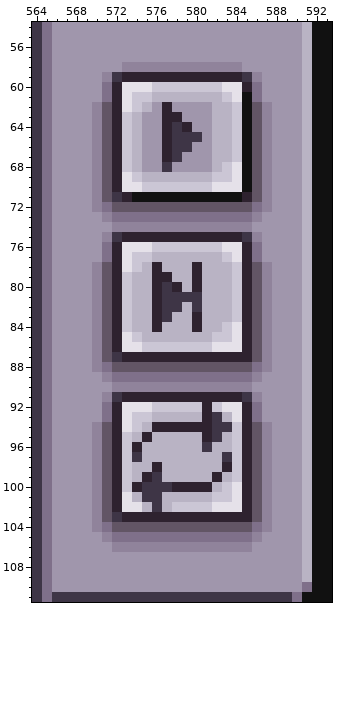
Pixel-art file: games/Phaser-Snake-Game/public/assets/sprites/spaceBoyBase.aseprite. The picture above was drawn from the file before the commit.
640x360 pixels, 1 frame. Colours within 5 levels of each other are drawn and written as one. Shown: x 564..593, y 54..111.
After:
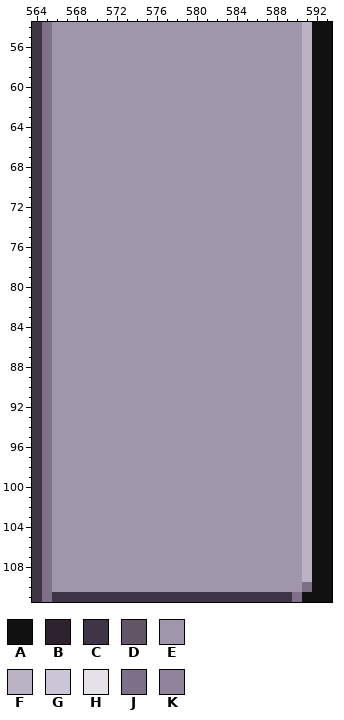
Palette (. is transparent): A #111111  B #2e222f  C #3e3546  D #625565  E #a096ac  F #b9b3c4  G #cbc6d5  H #e5e1e9  J #7f708a  K #90839b
Diff:
layer "media buttons" now hidden
@@ x 564..593 @@
  57 CJEEEEEEEEEEEEEEEEEEEEEEEEEFAA
- 58 CJEEEEEEEKKKKKKKKKKKKEEEEEEFAA
- 59 CJEEEEEKCBBBBBBBBBBBBCKEEEEFAA
- 60 CJEEEEEJBHHHGGGGGGGHHBJEEEEFAA
- 61 CJEEEEEJBHGGFFFFFFFGHAJEEEEFAA
- 62 CJEEEEKDBHGFEBEEEEFFGADKEEEFAA
- 63 CJEEEEKDBGFEEBBEEEFFGADKEEEFAA
- 64 CJEEEEKDBGFEEBCBEEFFGADKEEEFAA
- 65 CJEEEEKDBGFEEBCCCEFFGADKEEEFAA
- 66 CJEEEEKDBGFEEBCCEEFFGADKEEEFAA
- 67 CJEEEEKDBGFEEBCEEEFFGADKEEEFAA
- 68 CJEEEEKDBGFEECEEEEFGHADKEEEFAA
- 69 CJEEEEKDBHGFFFFFFFGGHADKEEEFAA
- 70 CJEEEEKDBHHGGGGGGGHHHADKEEEFAA
- 71 CJEEEEKDCBAAAAAAAAAAABDKEEEFAA
- 72 CJEEEEKJDDDDDDDDDDDDDDJKEEEFAA
- 73 CJEEEEEKJJJJJJJJJJJJJJKEEEEFAA
- 74 CJEEEEEEKKKKKKKKKKKKKKEEEEEFAA
- 75 CJEEEEEKCBBBBBBBBBBBBCKEEEEFAA
- 76 CJEEEEEJBHHHGGGGGGGHHBJEEEEFAA
- 77 CJEEEEEJBHGGFFFFFFFGHBJEEEEFAA
- 78 CJEEEEKDBHGFBFFFBFFFGBDKEEEFAA
- 79 CJEEEEKDBGFFBBFFBFFFGBDKEEEFAA
- 80 CJEEEEKDBGFFBCBFBFFFGBDKEEEFAA
- 81 CJEEEEKDBGFFBCCCCFFFGBDKEEEFAA
- 82 CJEEEEKDBGFFBCCFCFFFGBDKEEEFAA
- 83 CJEEEEKDBGFFBCFFBFFFGBDKEEEFAA
- 84 CJEEEEKDBGFFBFFFBFFGHBDKEEEFAA
- 85 CJEEEEKDBHGFFFFFFFGGHBDKEEEFAA
- 86 CJEEEEKDBHHGGGGGGGHHHBDKEEEFAA
- 87 CJEEEEKDCBBBBBBBBBBBBBDKEEEFAA
- 88 CJEEEEKJDDDDDDDDDDDDDDJKEEEFAA
- 89 CJEEEEEKJJJJJJJJJJJJJJKEEEEFAA
- 90 CJEEEEEEKKKKKKKKKKKKKKEEEEEFAA
- 91 CJEEEEEKCBBBBBBBBBBBBCKEEEEFAA
- 92 CJEEEEEJBHHHGGGGGBGHHBJEEEEFAA
- 93 CJEEEEEJBHGGFFFFFBCFHBJEEEEFAA
- 94 CJEEEEKDBHGFBBBBBBCCGBDKEEEFAA
- 95 CJEEEEKDBGFBFFFFFBCFGBDKEEEFAA
- 96 CJEEEEKDBGBFFFFFFCFFGBDKEEEFAA
- 97 CJEEEEKDBGCFFFFFFFFCGBDKEEEFAA
- 98 CJEEEEKDBGFFBFFFFFFBGBDKEEEFAA
- 99 CJEEEEKDBGFBCFFFFFBFGBDKEEEFAA
-100 CJEEEEKDBGBCCCBBBBFGHBDKEEEFAA
-101 CJEEEEKDBHFCCFFFFFGGHBDKEEEFAA
-102 CJEEEEKDBHHFCFGGGGHHHBDKEEEFAA
-103 CJEEEEKDCBBBBBBBBBBBBBDKEEEFAA
-104 CJEEEEKJDDDDDDDDDDDDDDJKEEEFAA
-105 CJEEEEEKJJJJJJJJJJJJJJKEEEEFAA
-106 CJEEEEEEKKKKKKKKKKKKKKEEEEEFAA
+ 58 CJEEEEEEEEEEEEEEEEEEEEEEEEEFAA
+ 59 CJEEEEEEEEEEEEEEEEEEEEEEEEEFAA
+ 60 CJEEEEEEEEEEEEEEEEEEEEEEEEEFAA
+ 61 CJEEEEEEEEEEEEEEEEEEEEEEEEEFAA
+ 62 CJEEEEEEEEEEEEEEEEEEEEEEEEEFAA
+ 63 CJEEEEEEEEEEEEEEEEEEEEEEEEEFAA
+ 64 CJEEEEEEEEEEEEEEEEEEEEEEEEEFAA
+ 65 CJEEEEEEEEEEEEEEEEEEEEEEEEEFAA
+ 66 CJEEEEEEEEEEEEEEEEEEEEEEEEEFAA
+ 67 CJEEEEEEEEEEEEEEEEEEEEEEEEEFAA
+ 68 CJEEEEEEEEEEEEEEEEEEEEEEEEEFAA
+ 69 CJEEEEEEEEEEEEEEEEEEEEEEEEEFAA
+ 70 CJEEEEEEEEEEEEEEEEEEEEEEEEEFAA
+ 71 CJEEEEEEEEEEEEEEEEEEEEEEEEEFAA
+ 72 CJEEEEEEEEEEEEEEEEEEEEEEEEEFAA
+ 73 CJEEEEEEEEEEEEEEEEEEEEEEEEEFAA
+ 74 CJEEEEEEEEEEEEEEEEEEEEEEEEEFAA
+ 75 CJEEEEEEEEEEEEEEEEEEEEEEEEEFAA
+ 76 CJEEEEEEEEEEEEEEEEEEEEEEEEEFAA
+ 77 CJEEEEEEEEEEEEEEEEEEEEEEEEEFAA
+ 78 CJEEEEEEEEEEEEEEEEEEEEEEEEEFAA
+ 79 CJEEEEEEEEEEEEEEEEEEEEEEEEEFAA
+ 80 CJEEEEEEEEEEEEEEEEEEEEEEEEEFAA
+ 81 CJEEEEEEEEEEEEEEEEEEEEEEEEEFAA
+ 82 CJEEEEEEEEEEEEEEEEEEEEEEEEEFAA
+ 83 CJEEEEEEEEEEEEEEEEEEEEEEEEEFAA
+ 84 CJEEEEEEEEEEEEEEEEEEEEEEEEEFAA
+ 85 CJEEEEEEEEEEEEEEEEEEEEEEEEEFAA
+ 86 CJEEEEEEEEEEEEEEEEEEEEEEEEEFAA
+ 87 CJEEEEEEEEEEEEEEEEEEEEEEEEEFAA
+ 88 CJEEEEEEEEEEEEEEEEEEEEEEEEEFAA
+ 89 CJEEEEEEEEEEEEEEEEEEEEEEEEEFAA
+ 90 CJEEEEEEEEEEEEEEEEEEEEEEEEEFAA
+ 91 CJEEEEEEEEEEEEEEEEEEEEEEEEEFAA
+ 92 CJEEEEEEEEEEEEEEEEEEEEEEEEEFAA
+ 93 CJEEEEEEEEEEEEEEEEEEEEEEEEEFAA
+ 94 CJEEEEEEEEEEEEEEEEEEEEEEEEEFAA
+ 95 CJEEEEEEEEEEEEEEEEEEEEEEEEEFAA
+ 96 CJEEEEEEEEEEEEEEEEEEEEEEEEEFAA
+ 97 CJEEEEEEEEEEEEEEEEEEEEEEEEEFAA
+ 98 CJEEEEEEEEEEEEEEEEEEEEEEEEEFAA
+ 99 CJEEEEEEEEEEEEEEEEEEEEEEEEEFAA
+100 CJEEEEEEEEEEEEEEEEEEEEEEEEEFAA
+101 CJEEEEEEEEEEEEEEEEEEEEEEEEEFAA
+102 CJEEEEEEEEEEEEEEEEEEEEEEEEEFAA
+103 CJEEEEEEEEEEEEEEEEEEEEEEEEEFAA
+104 CJEEEEEEEEEEEEEEEEEEEEEEEEEFAA
+105 CJEEEEEEEEEEEEEEEEEEEEEEEEEFAA
+106 CJEEEEEEEEEEEEEEEEEEEEEEEEEFAA
 107 CJEEEEEEEEEEEEEEEEEEEEEEEEEFAA
Pixel boxes of the changes (left, top, right, bottom) in both pictures:
changed: (92, 62, 272, 552)
